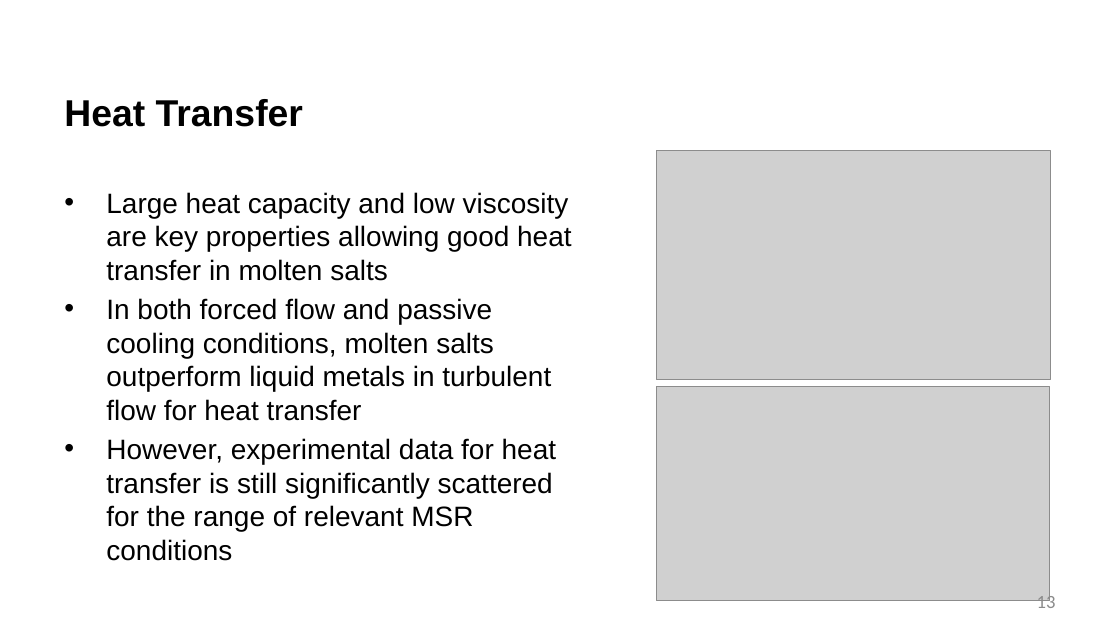
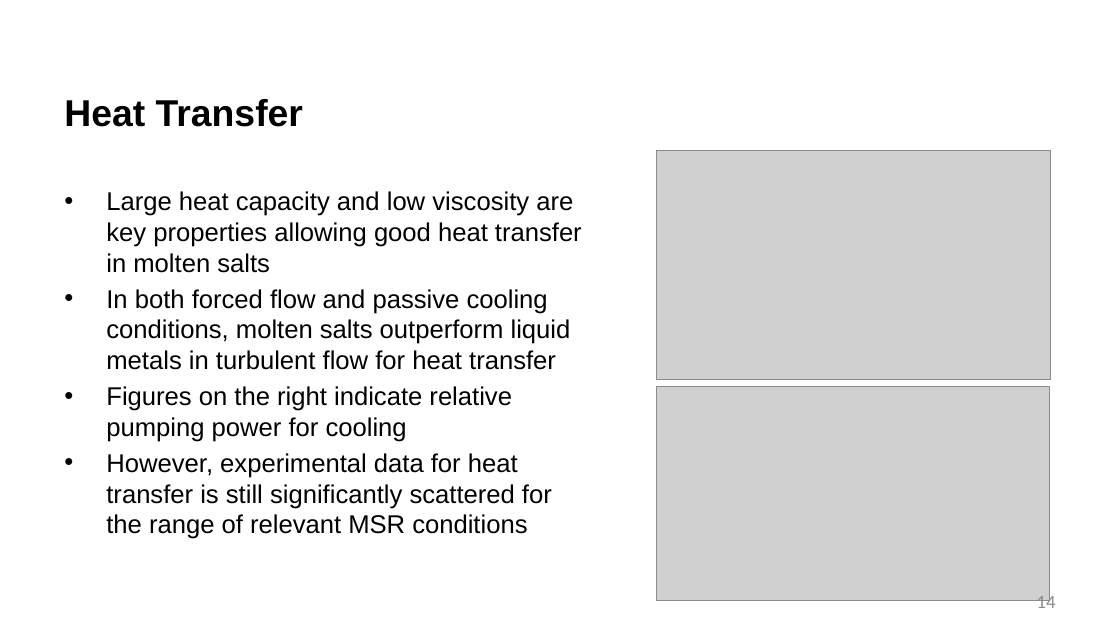
Before and after one commit to benbeeler/TEACHING, a slide deck: slide 14 of Advanced Reactor Materials/Fall2026/Lec14_MoltenSalts.pptx (slide 13 before the commit). Drawn at 1120x630 pixels with LibreOffice and Linux fonts; fonts in the diff are those of the drawing; grey boxes stand for pictures; background and template pictures are left out. Boxes give left, top, right and bottom in pixels: in the first picture for what was removed or moved away, otherwise in the second. Text is boxed around its words. In the diff, an @@ line names an element or a change of style, - is before the commit and + after.

```diff
--- a/Advanced Reactor Materials/Fall2026/Lec14_MoltenSalts.pptx
+++ b/Advanced Reactor Materials/Fall2026/Lec14_MoltenSalts.pptx
@@ text at (x1=106, y1=191, x2=582, y2=539): size 24 to 22 pt in "Large heat capacity and low viscosity are ...", "In both forced flow and passive cooling ...", "However, experimental data for heat transfer is ..." @@
@@ text at (x1=106, y1=386, x2=512, y2=442): paragraph added @@
+• Figures on the right indicate relative pumping power for cooling
@@ page number at (x1=1037, y1=592, x2=1056, y2=608): text changed @@
-13
+14
```
Also in this commit, not shown: 13 other slides changed, 1 slide added, 24 slides removed, 17 other files.
